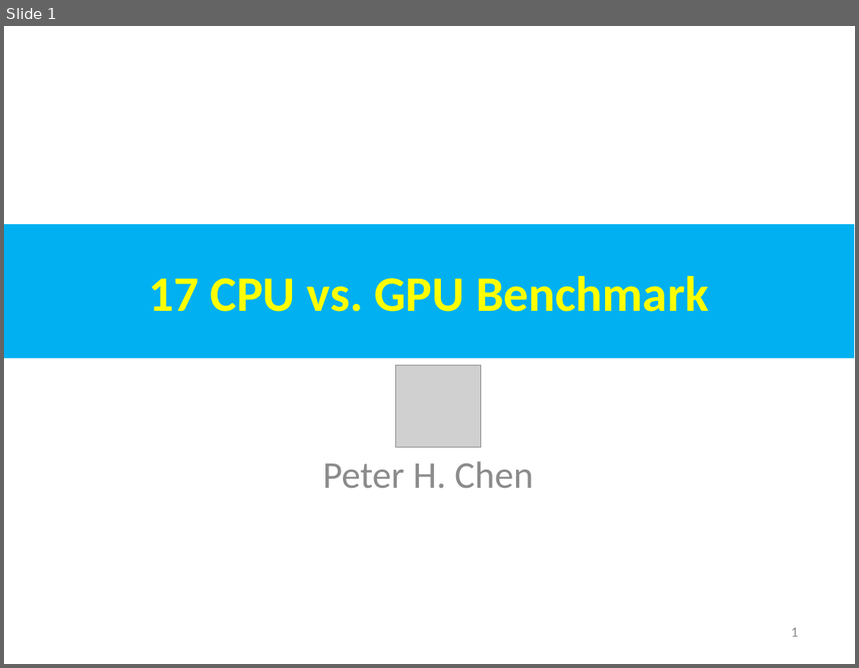
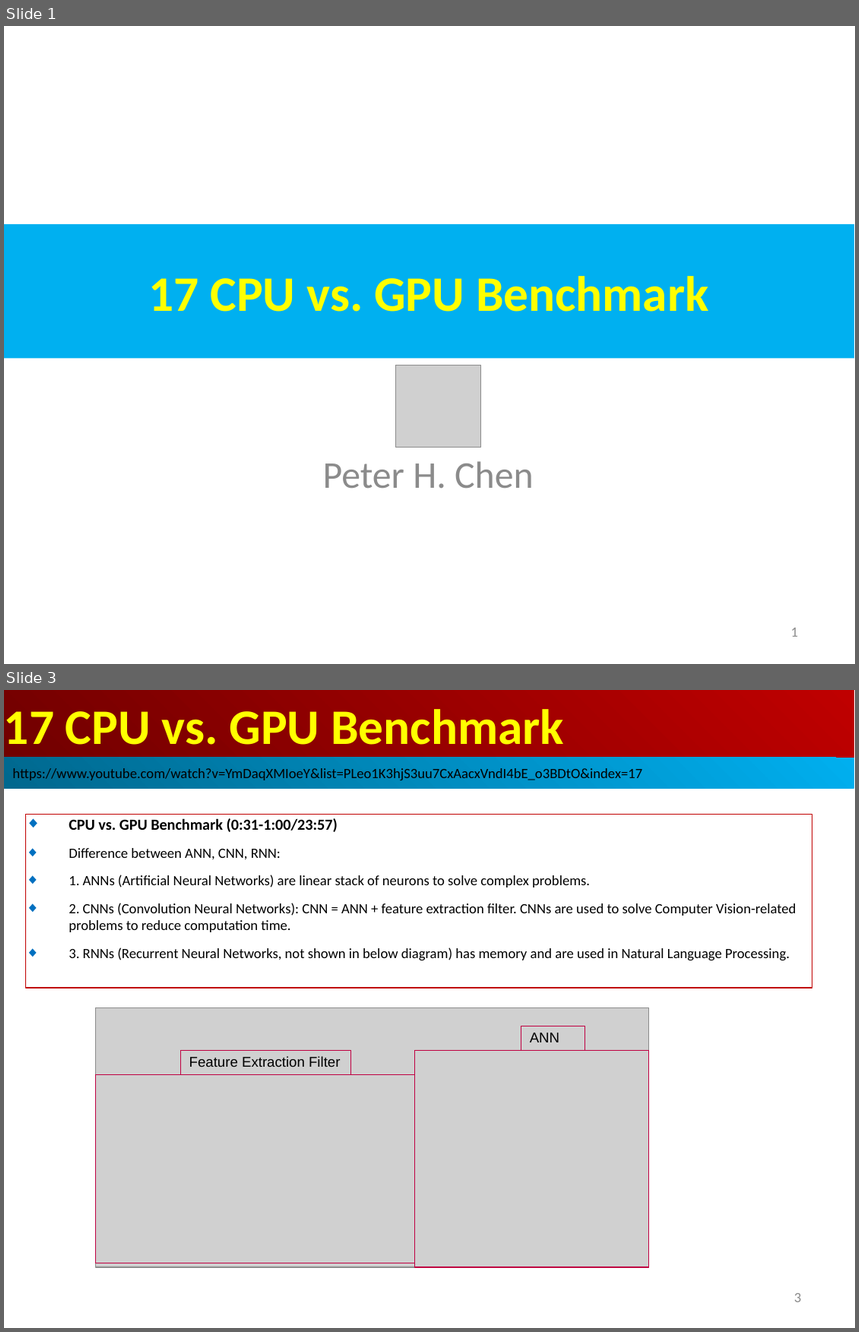
Before and after one commit to peterhchen/AIU_CS512_DL, a slide deck: 000_Lecture_Project/week07/01_Lecture/17_BM.ppt. Shown one above the other, each under a label of ours: slide 1 before the commit, slides 1 and 3 after it; the slides between them are not shown. The pictures are 859x668 and 859x1332 pixels, drawn with LibreOffice and Linux fonts; fonts in the diff are those of the drawing; grey boxes stand for pictures. Boxes give left, top, right and bottom in pixels: in the first picture for what was removed or moved away, otherwise in the second. Text is boxed around its words. In the diff, an @@ line names an element or a change of style, - is before the commit and + after.

```diff
--- a/000_Lecture_Project/week07/01_Lecture/17_BM.ppt
+++ b/000_Lecture_Project/week07/01_Lecture/17_BM.ppt
@@ slide 3 added at <box>4,690,855,1328</box>, background #FFFFFF @@
@@ rectangle added at <box>4,690,854,759</box>, fill gradient #BF0000 to #710000, 42 pt, text #FFFF00, bold @@
+17 CPU vs. GPU Benchmark
@@ rectangle added at <box>4,757,854,788</box>, fill gradient #00AFEF to #00688E, 12 pt, text #000000 @@
+https://www.youtube.com/watch?v=YmDaqXMIoeY&list=PLeo1K3hjS3uu7CxAacxVndI4bE_o3BDtO&index=17
@@ rectangle added at <box>25,815,812,988</box>, outline #C00000 0.74 pt, 12 pt, text #000000 @@
+◆ CPU vs. GPU Benchmark (0:31-1:00/23:57)
+◆ Difference between ANN, CNN, RNN:
+◆ 1. ANNs (Artificial Neural Networks) are linear stack of neurons to solve complex problems.
+◆ 2. CNNs (Convolution Neural Networks): CNN = ANN + feature extraction filter. CNNs are used to solve Computer Vision-related problems to reduce computation time.
+◆ 3. RNNs (Recurrent Neural Networks, not shown in below diagram) has memory and are used in Natural Language Processing.
@@ picture added at <box>96,1008,649,1268</box> @@
@@ rectangle added at <box>522,1026,585,1050</box>, outline #BF0041 0.74 pt, 12 pt, text #000000 @@
+ANN
@@ rectangle added at <box>181,1051,351,1075</box>, outline #BF0041 0.74 pt, 12 pt, text #000000 @@
+Feature Extraction Filter
@@ rectangle added at <box>415,1051,649,1268</box>, outline #BF0041 0.74 pt @@
@@ rectangle added at <box>96,1075,415,1264</box>, outline #BF0041 0.74 pt @@
@@ page number added at <box>794,1293,801,1303</box>, 12 pt, text #8B8B8B @@
+3
```
Also in this commit, not shown: 2 slides changed, 1 slide removed.
